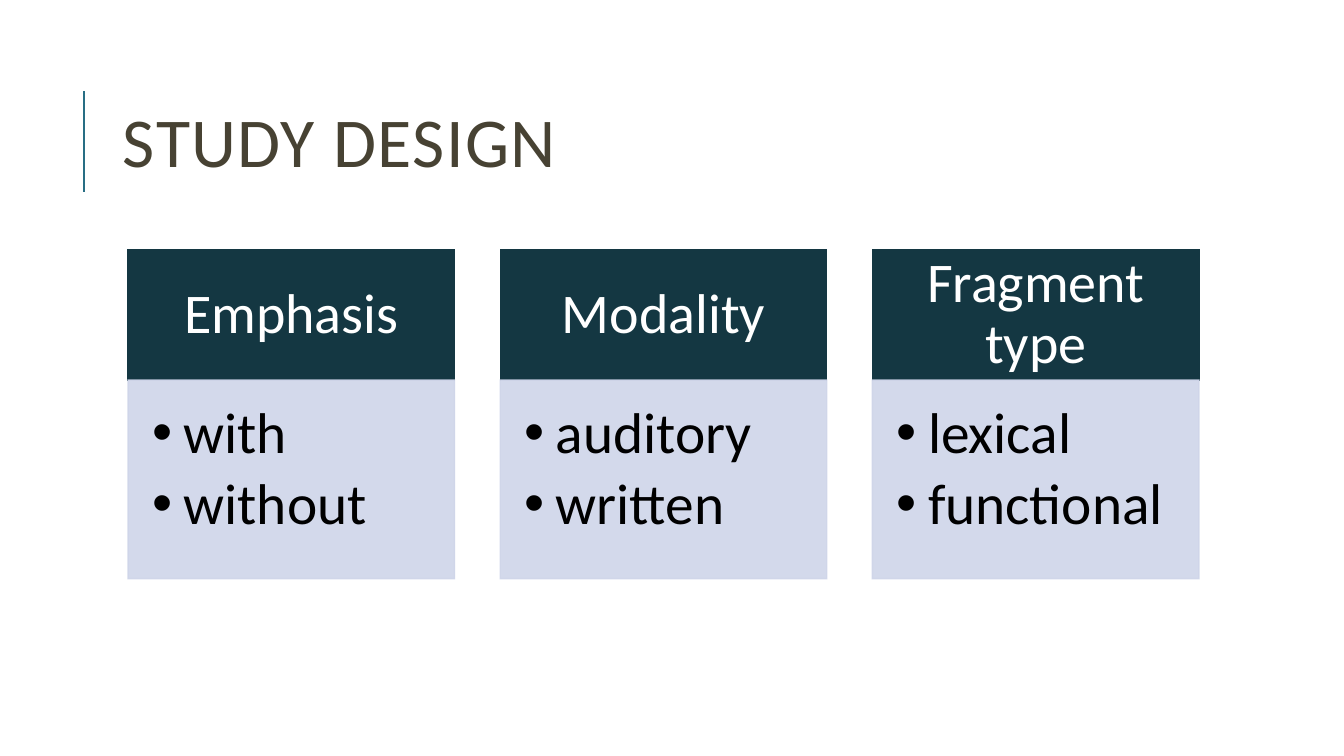
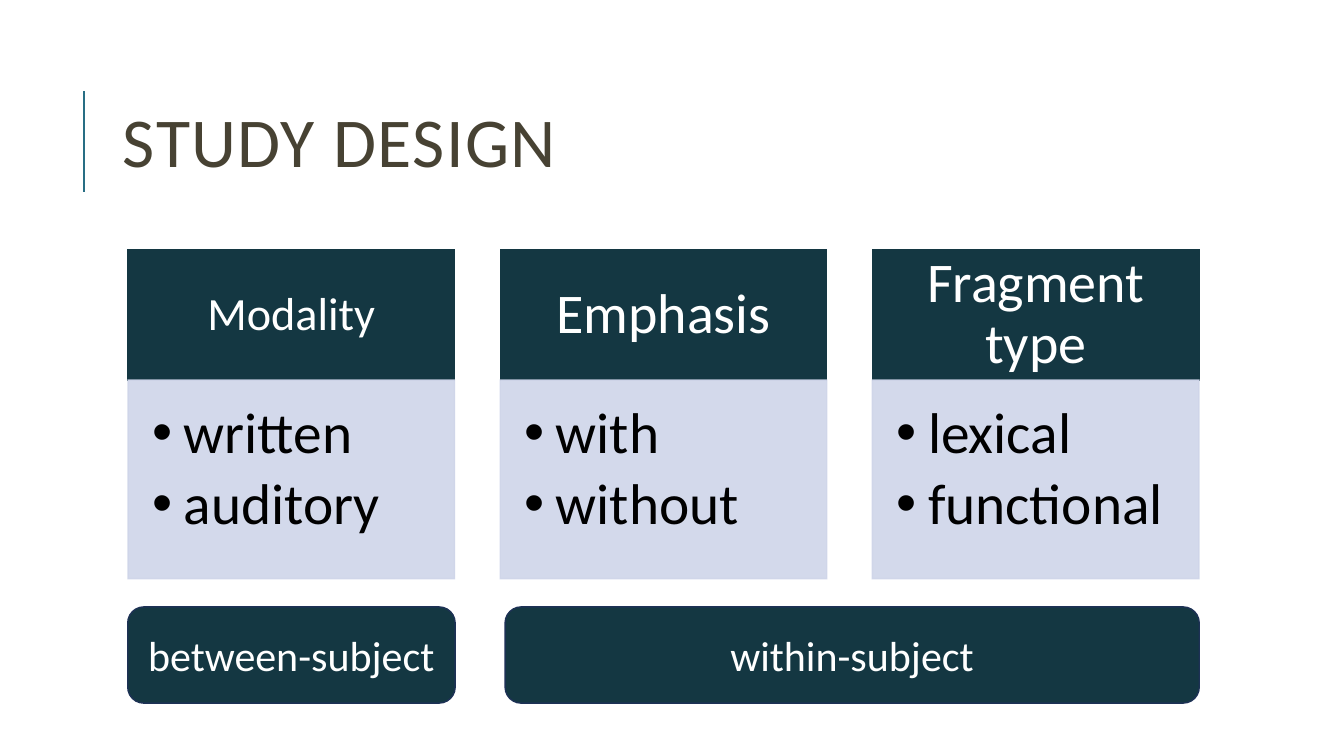
Before and after one commit to miriamschiele/MA, a slide deck: slide 20 of presentation/Miriam Schiele, MA presentation.pptx (slide 30 before the commit). Drawn at 1344x756 pixels with LibreOffice and Linux fonts; fonts in the diff are those of the drawing. Boxes give left, top, right and bottom in pixels: in the first picture for what was removed or moved away, otherwise in the second. Text is boxed around its words. In the diff, an @@ line names an element or a change of style, - is before the commit and + after.

```diff
--- a/presentation/Miriam Schiele, MA presentation.pptx
+++ b/presentation/Miriam Schiele, MA presentation.pptx
@@ text "Modality": place and size @@
-text "Modality" at (562,294,765,342)
+text "Modality" at (207,298,375,338)
@@ text "Modality" at (207,298,375,338): size 40 to 33 pt; less space between paragraphs @@
@@ text "Emphasis": place and size @@
-text "Emphasis" at (184,294,398,342)
+text "Emphasis" at (556,294,770,342)
@@ text "with": place and size @@
-text "with" at (184,413,367,525)
+text "with" at (556,413,739,525)
@@ text added at (184,413,380,534), 41 pt, text #000000 @@
+  • written
+  • auditory
@@ text removed at (556,413,752,525) @@
-  • auditory
-  • written
@@ rounded rectangle added at (128,607,456,703), fill #143742, outline #1E3256 1 pt, 30 pt, text #FFFFFF @@
+between-subject
@@ rounded rectangle added at (505,607,1200,703), fill #143742, outline #1E3256 1 pt, 30 pt, text #FFFFFF @@
+within-subject
```
Also in this commit, not shown: 17 other slides changed, 12 slides added, 14 slides removed, 3 other files.
